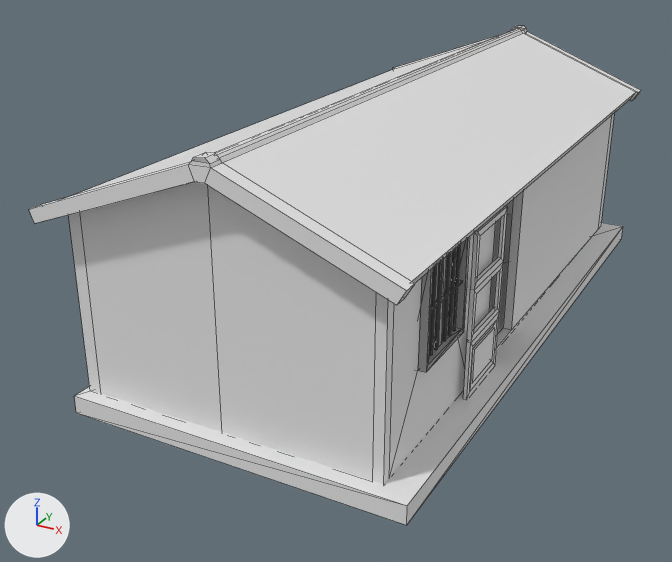
One commit to the FBX model Assets/Art/Models/Scenes/House/House1f_2.fbx: the scene before it, then after it.
Before and after are seen from a 50 mm camera at (4.69, -10.34, 5.37) aimed at (-0.62, -0.68, 0.54). Every picture has the same lights, and +X, +Y and +Z are marked at lower left. Mesh edges are drawn as thin lines. Where no turn or scale is listed for an object, it has been applied to the vertices. Vertices at the same position are counted once.
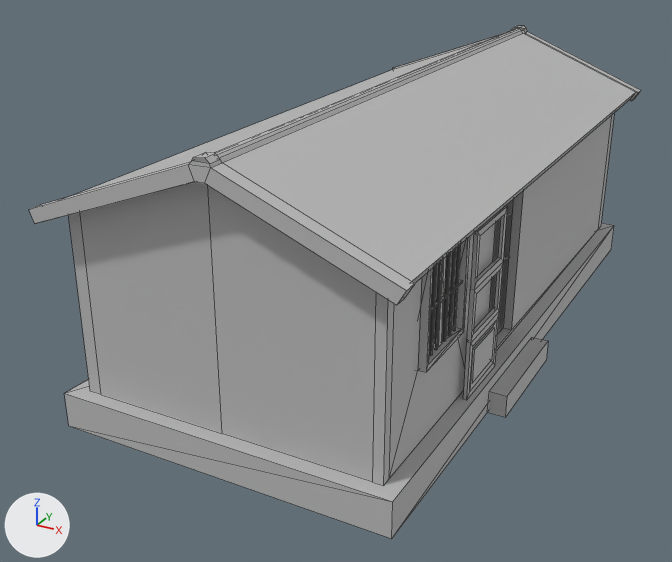
The newer file is also turned or shifted as a whole; pictures and numbers use the older file's frame.

Pixel boxes (x1, y1, x2, y2) of what changed, in the pictures (672 x 562 px):
'Box002', recoloured, surface changed, reshaped: before (69, 114, 614, 484); after (69, 114, 614, 485)
'Box041', recoloured, surface changed (white to grey): (29, 26, 641, 305) in both
'_floor', added: after (64, 214, 614, 539)
'Box044', deleted: before (74, 213, 623, 525)
'Box043', recoloured, surface changed, reshaped: before (463, 206, 507, 399); after (463, 206, 507, 400)
'_ladder1', added: after (488, 337, 548, 417)
part 1 of me_mesh, recoloured: (506, 200, 513, 214) in both

The change, as a list of edits to the scene's bpy script:
```text
Change mat_lambert1:
    mat_lambert1.roughness: 0.0 -> 0.5
    mat_lambert1.base_color: (0.4, 0.4, 0.4) -> (0.5, 0.5, 0.5)  # grey #aaaaaa -> grey #bcbcbc
Change me_mesh:
    used by ob_box002; location = (0.66, -1.75, 1.67)
    remove me_mesh.from_pydata(...)  # 84 vertices, 91 faces; spans x -2.57..0.99, y -2.15..5.71, z -1.47..1.37
    add me_mesh.from_pydata(...)  # 84 vertices, 65 faces; spans x -2.57..0.99, y -2.15..5.71, z -1.47..1.37
    me_mesh part 1: 65 faces spanning x -2.57..0.99, y -2.15..5.71, z -1.47..1.37 switch from no material to mat_lambert1 (grey #bcbcbc)
Change me_mesh_006:
    used by ob_box043; location = (1.74, -1.24, 0.2)
    remove me_mesh_006.from_pydata(...)  # 44 vertices, 46 faces; spans x -0.02..0.02, y -0.87..0.0, z 0.0..1.93
    add me_mesh_006.from_pydata(...)  # 44 vertices, 45 faces; spans x -0.02..0.02, y -0.87..0.0, z 0.0..1.93
    me_mesh_006 part 2: 45 faces spanning x -0.02..0.02, y -0.87..0.0, z 0.0..1.93 switch from no material to mat_lambert1 (grey #bcbcbc)
Change me_mesh_002:
    where me_mesh_002.from_pydata(...)  # 73 vertices, 70 faces; spans x -2.12..1.98, y -4.04..4.45, z -0.88..0.11
    add me_mesh_002.materials.append(mat_lambert1)  # grey #bcbcbc
Add me_mesh_008:
    me_mesh_008.from_pydata([(0.67, -0.72, -0.3), (0.89, -0.72, -0.3), (0.67, -0.72, -0.03), (0.89, -0.72, -0.03), (0.67, 0.8, -0.03), (0.89, 0.8, -0.03), (0.67, 0.8, -0.3), (0.89, 0.8, -0.3)], [], [(0, 1, 3, 2), (2, 3, 5, 4), (4, 5, 7, 6), (1, 7, 5, 3)])
    me_mesh_008.materials.append(mat_lambert1)  # grey #bcbcbc
Add me_mesh_006_1:
    me_mesh_006_1.from_pydata([(-1.97, -3.02, 0.0), (1.97, -3.02, 0.0), (-1.97, 5.14, 0.0), (1.97, 5.14, 0.0), (-1.97, -3.02, 0.41), (1.97, -3.02, 0.41), (-1.97, 5.14, 0.41), (1.97, 5.14, 0.41)], [], [(4, 5, 7), (7, 6, 4), (0, 1, 5), (5, 4, 0), (1, 3, 7), (7, 5, 1), (3, 2, 6), (6, 7, 3), (2, 0, 4), (4, 6, 2)])
    me_mesh_006_1.materials.append(mat_lambert1)  # grey #bcbcbc
Remove ob_box044:
    ob_box044 = bpy.data.objects.new('Box044', me_mesh_007)
    ob_box044.location = (0.0, 0.0, 0.0)
Add ob_ladder1:
    ob_ladder1 = bpy.data.objects.new('_ladder1', me_mesh_008)
    ob_ladder1.location = (1.14, -0.85, 0.07)
Add ob_floor:
    ob_floor = bpy.data.objects.new('_floor', me_mesh_006_1)
    ob_floor.location = (-0.14, -1.06, -0.21)
```
